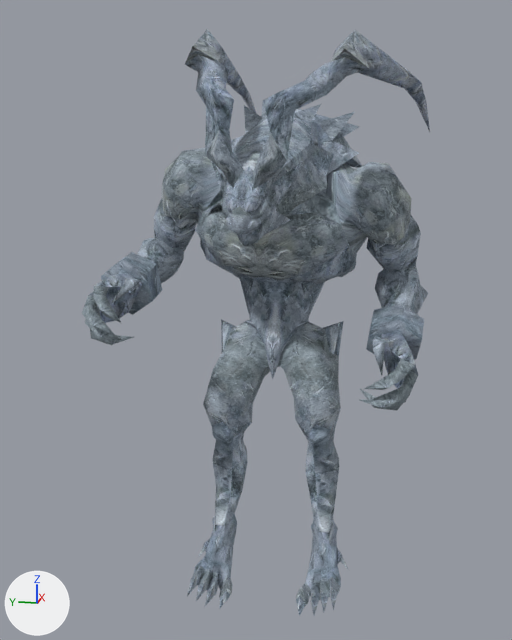
Two versions of the COLLADA model Server/models/statue_02.DAE, one commit apart.
Both versions are drawn from a 50 mm camera at (-0.1175, -0.0197, 0.077) aimed at (0.0027, 0.0044, 0.0469). The lights are fixed; the arrows at lower left show +X, +Y and +Z.
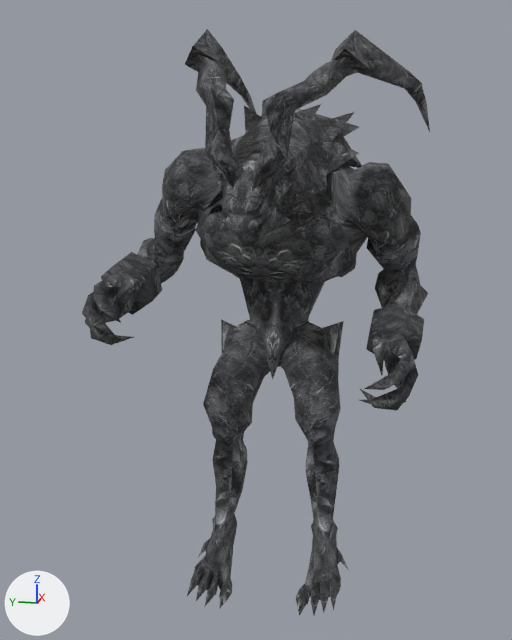
Boxes (x1, y1, x2, y2) around the edits, measured in the pictures (512 x 640 px):
'Object02', surface changed
    both: (82, 29, 430, 616)

The change in detail:
Picture 'panda.JPG' (img_panda_jpg) is new.
Material 'RefRep.22' (mat_refrep_22) changes its picture from img_dragon_141_jpg to img_panda_jpg.
